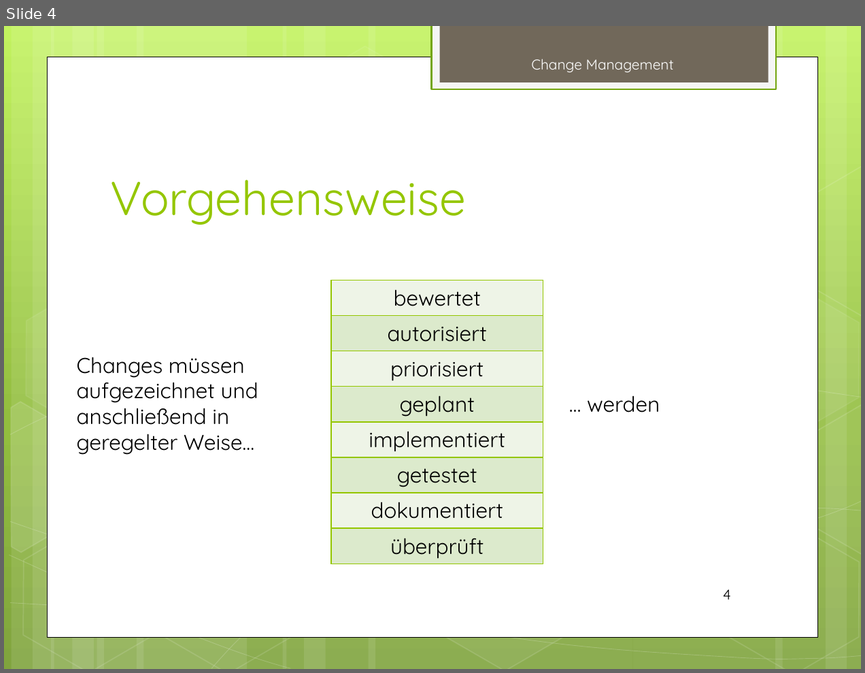
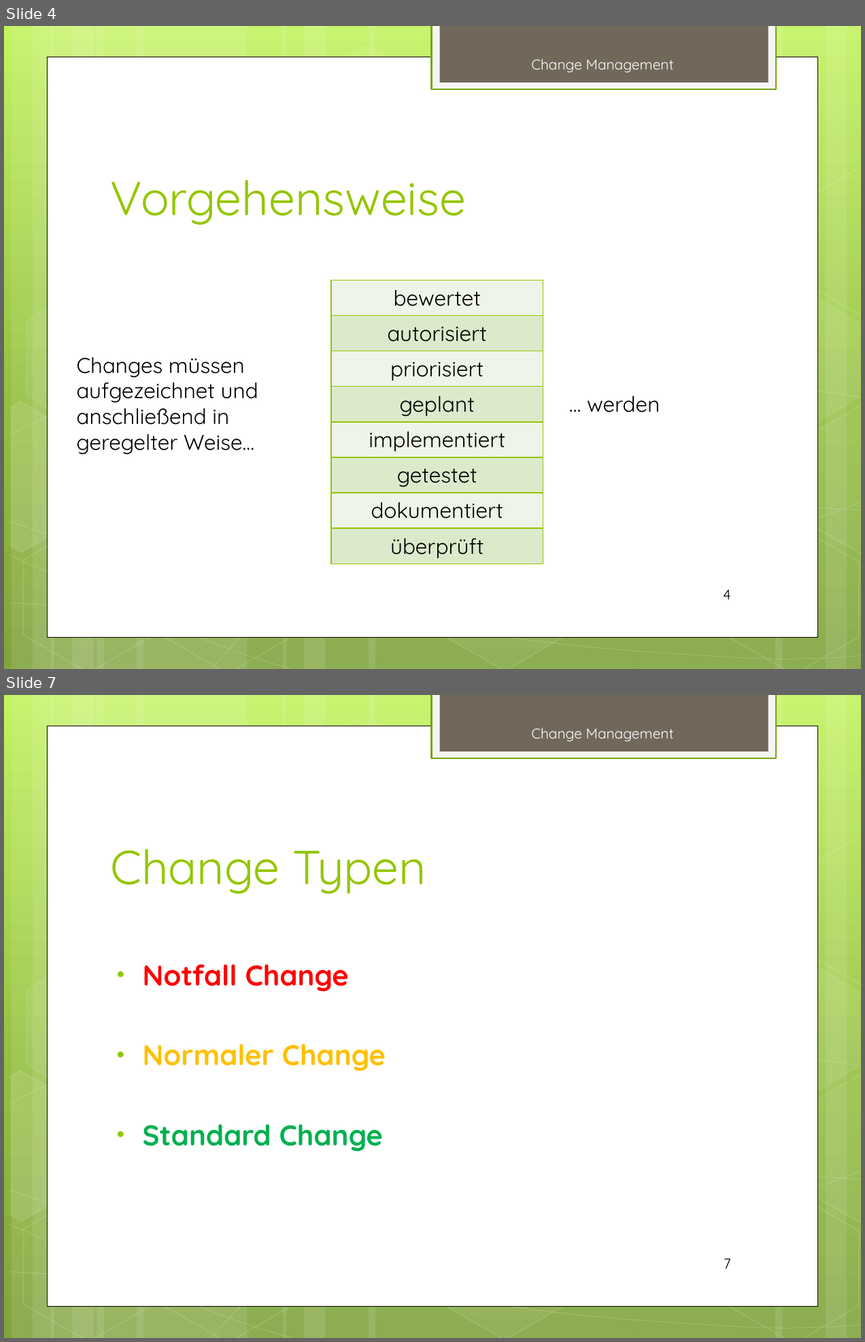
Before and after one commit to lightstalker89/MIT_SAD, a slide deck: 2nd_sem/itsm/Change Management.pptx. Shown one above the other, each under a label of ours: slide 4 before the commit, slides 4 and 7 after it; the slides between them are not shown. The pictures are 865x673 and 865x1342 pixels, drawn with LibreOffice and Linux fonts; fonts in the diff are those of the drawing. Boxes give left, top, right and bottom in pixels: in the first picture for what was removed or moved away, otherwise in the second. Text is boxed around its words. In the diff, an @@ line names an element or a change of style, - is before the commit and + after.

Commit message:
+) ITSM Change Management

```diff
--- a/2nd_sem/itsm/Change Management.pptx
+++ b/2nd_sem/itsm/Change Management.pptx
@@ slide 7 added at box(4, 695, 861, 1338), background gradient #C3F35F to #93BF3F to #81A53E; not listed: 31 template elements that a slide beside it also shows @@
@@ text added at box(531, 728, 674, 741), 12 pt, text #FEFEFE @@
+Change Management
@@ title added at box(110, 849, 426, 894), 40 pt, text #94C600 @@
+Change Typen
@@ text added at box(143, 964, 385, 1151), 24 pt, text #FFC000, bold @@
+• Notfall Change
+• Normaler Change
+• Standard Change
@@ page number added at box(723, 1258, 731, 1268), 12 pt, text #000000 @@
+7
```
Also in this commit, not shown: 7 other slides added.
